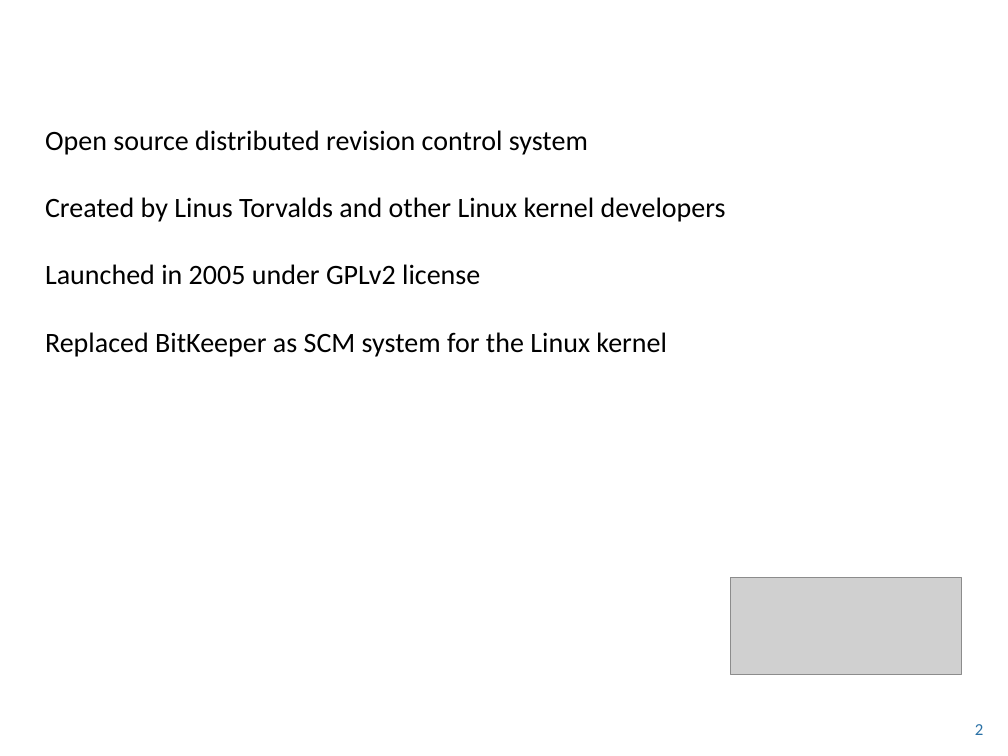
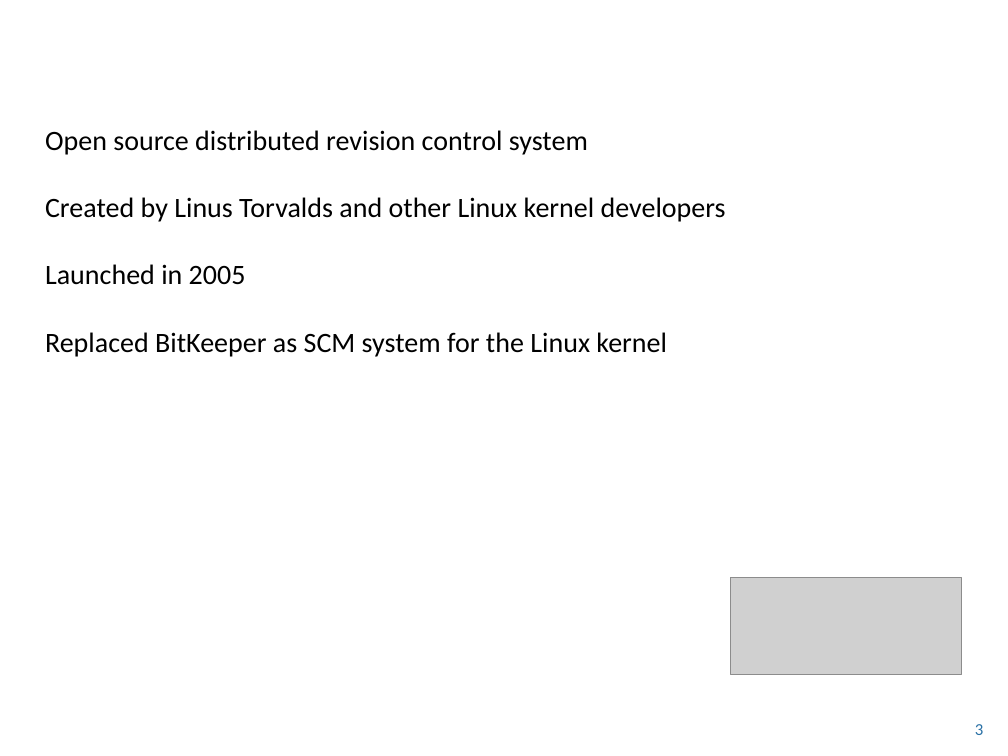
Before and after one commit to andy-kelsey/SESG-Demo, a slide deck: slide 3 of SESG – GIT.pptx (slide 2 before the commit). Drawn at 1008x756 pixels with LibreOffice and Linux fonts; fonts in the diff are those of the drawing; grey boxes stand for pictures; background and template pictures are left out. Boxes give left, top, right and bottom in pixels: in the first picture for what was removed or moved away, otherwise in the second. Text is boxed around its words. In the diff, an @@ line names an element or a change of style, - is before the commit and + after.

```diff
--- a/SESG – GIT.pptx
+++ b/SESG – GIT.pptx
@@ text at (45, 264, 246, 285): text changed @@
-  Launched in 2005 under GPLv2 license
+  Launched in 2005
@@ page number at (975, 724, 983, 735): text changed @@
-2
+3
```
Also in this commit, not shown: 2 other slides changed, 5 slides added, 1 slide removed.
